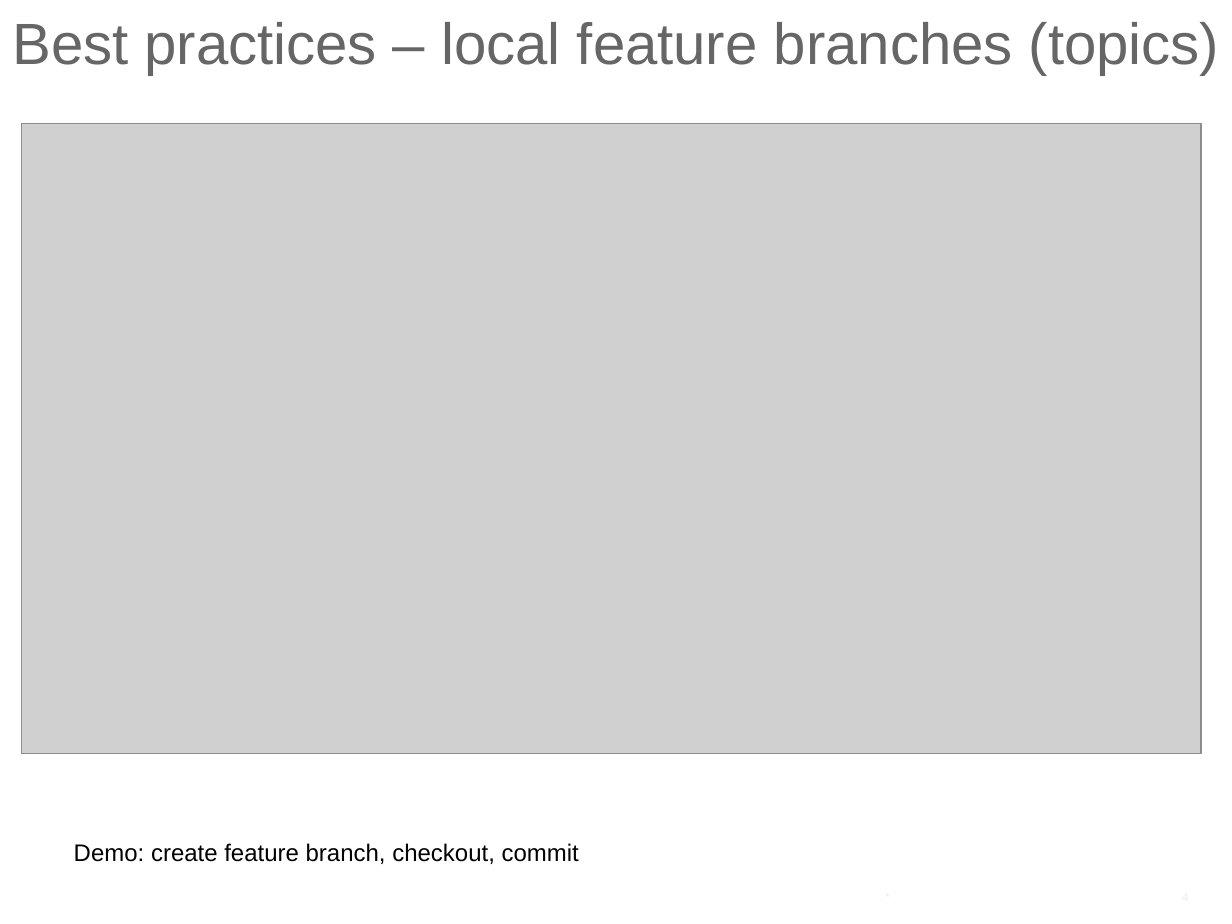
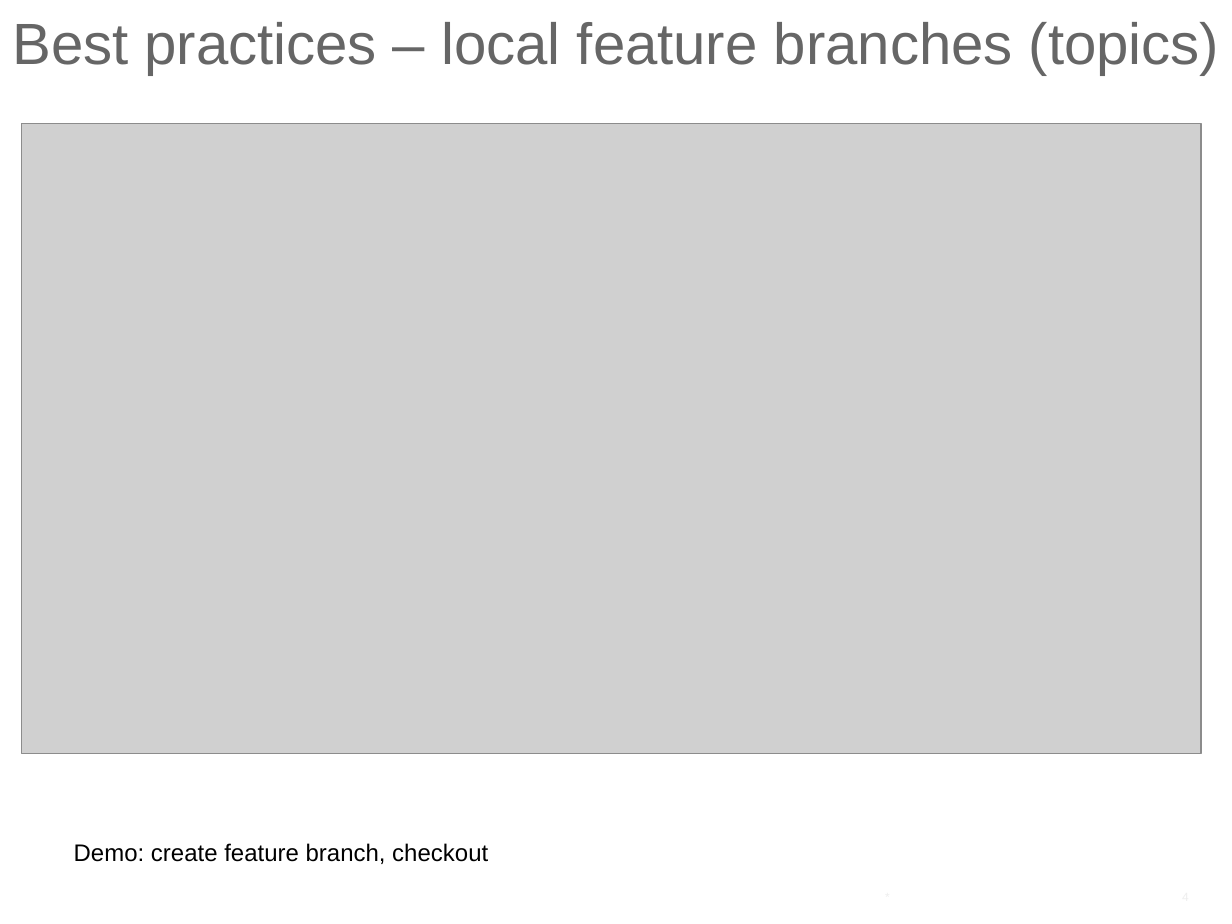
Before and after one commit to ilyaro/git_best_practices_ppt, a slide deck: slide 4 of Git_Best_Practices.pptx. Drawn at 1232x924 pixels with LibreOffice and Linux fonts; fonts in the diff are those of the drawing; grey boxes stand for pictures. Boxes give left, top, right and bottom in pixels: in the first picture for what was removed or moved away, otherwise in the second. Text is boxed around its words. In the diff, an @@ line names an element or a change of style, - is before the commit and + after.

```diff
--- a/Git_Best_Practices.pptx
+++ b/Git_Best_Practices.pptx
@@ text at (74,843,488,864): text changed @@
-Demo: create feature branch, checkout, commit
+Demo: create feature branch, checkout
```
Also in this commit, not shown: 1 other slide changed, 1 other file.
